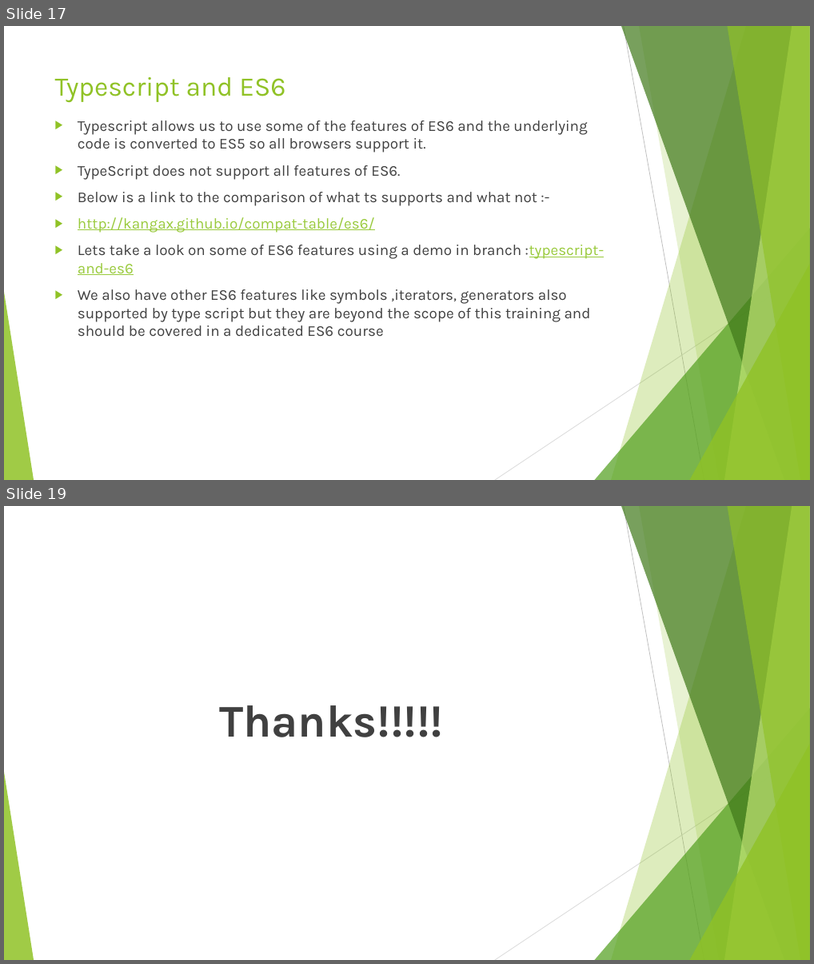
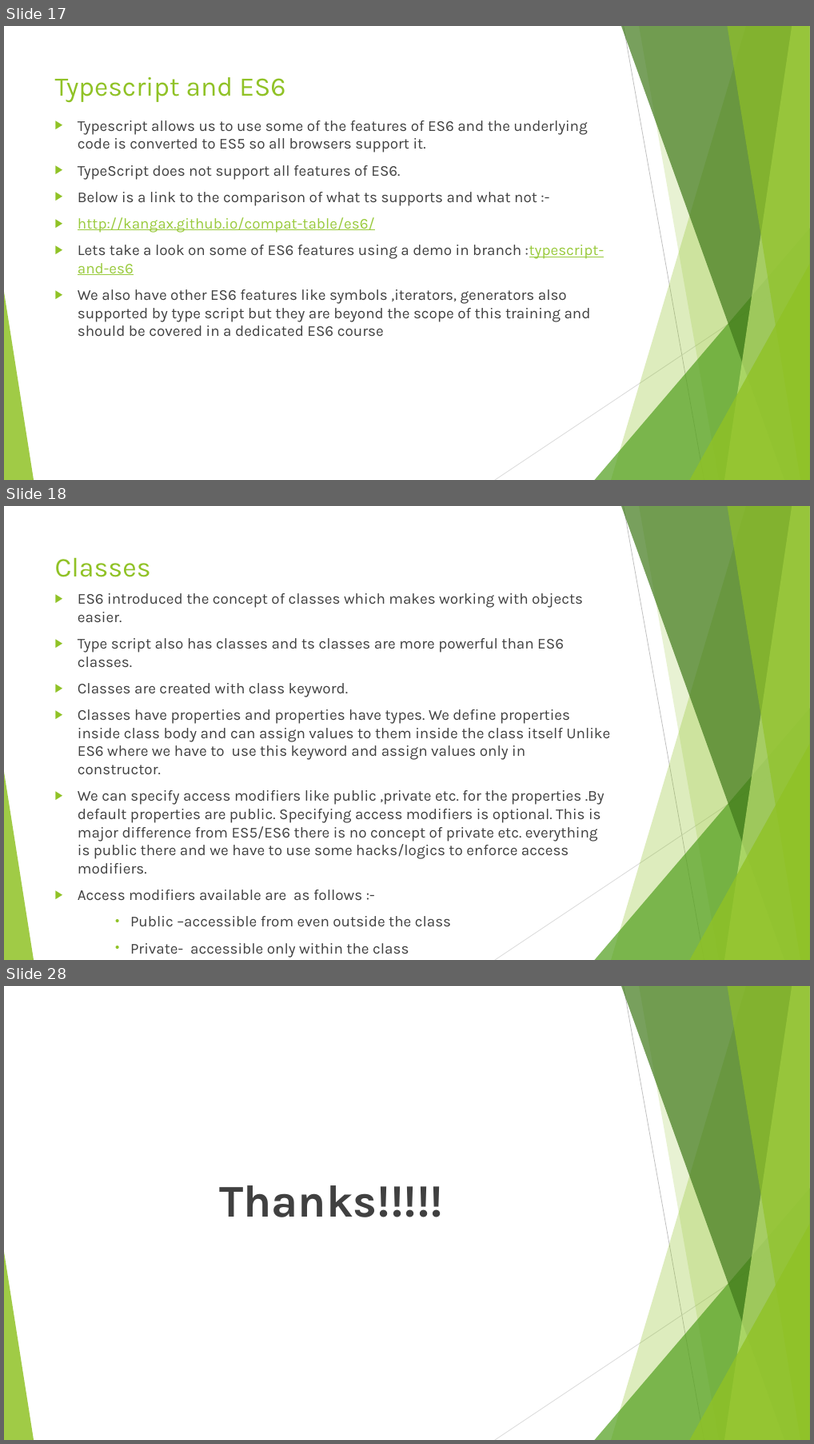
Before and after one commit to rudhrainfogain/typescript-complete-course, a slide deck: Type Script v5.0.pptx. Shown one above the other, each under a label of ours: slides 17 and 19 before the commit, slides 17, 18 and 28 after it; the slides between them are not shown. The pictures are 814x964 and 814x1444 pixels, drawn with LibreOffice and Linux fonts; fonts in the diff are those of the drawing. Boxes give left, top, right and bottom in pixels: in the first picture for what was removed or moved away, otherwise in the second. Text is boxed around its words. In the diff, an @@ line names an element or a change of style, - is before the commit and + after.

Commit message:
added TS classes example

```diff
--- a/Type Script v5.0.pptx
+++ b/Type Script v5.0.pptx
@@ slide 18 added at bbox=[4, 506, 810, 960], background #FFFFFF; not listed: 10 template elements that a slide beside it also shows @@
@@ title added at bbox=[55, 557, 151, 577], 32.4 pt, text #90C226 @@
+Classes
@@ text added at bbox=[78, 593, 610, 957], 18 pt, text #404040 @@
+▶ ES6 introduced the concept of classes which makes working with objects easier.
+▶ Type script also has classes and ts classes are more powerful than ES6 classes.
+▶ Classes are created with class keyword.
+▶ Classes have properties and properties have types. We define properties inside class body and can assign values to them inside the class itself Unlike ES6 where we have to use this keyword and assign values only in constructor.
+▶ We can specify access modifiers like public ,private etc. for the properties .By default properties are public. Specifying access modifiers is optional. This is major difference from ES5/ES6 there is no concept of private etc. everything is public there and we have to use some hacks/logics to enforce access modifiers.
+▶ Access modifiers available are as follows :-
+    • Public –accessible from even outside the class
+    • Private- accessible only within the class
+    • Protected- same as private but also available via inheritance to child class.
@@ what was slide 19 is now slide 28 @@
```
Also in this commit, not shown: 9 other slides added, 1 slide removed, 10 other files.
